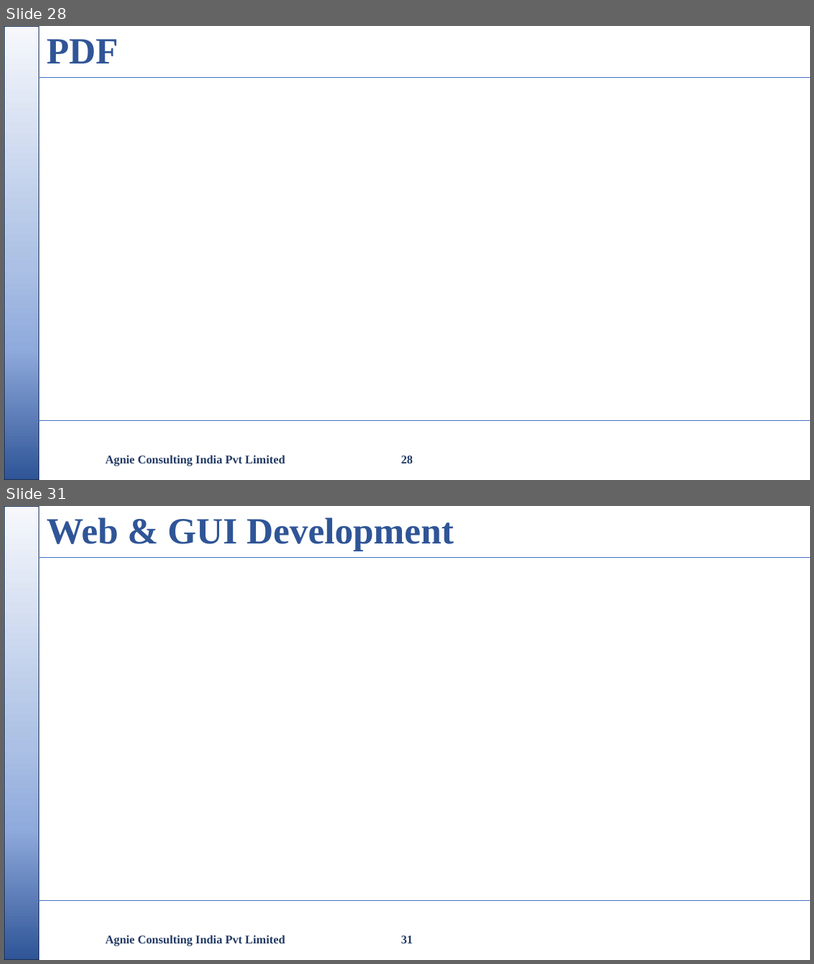
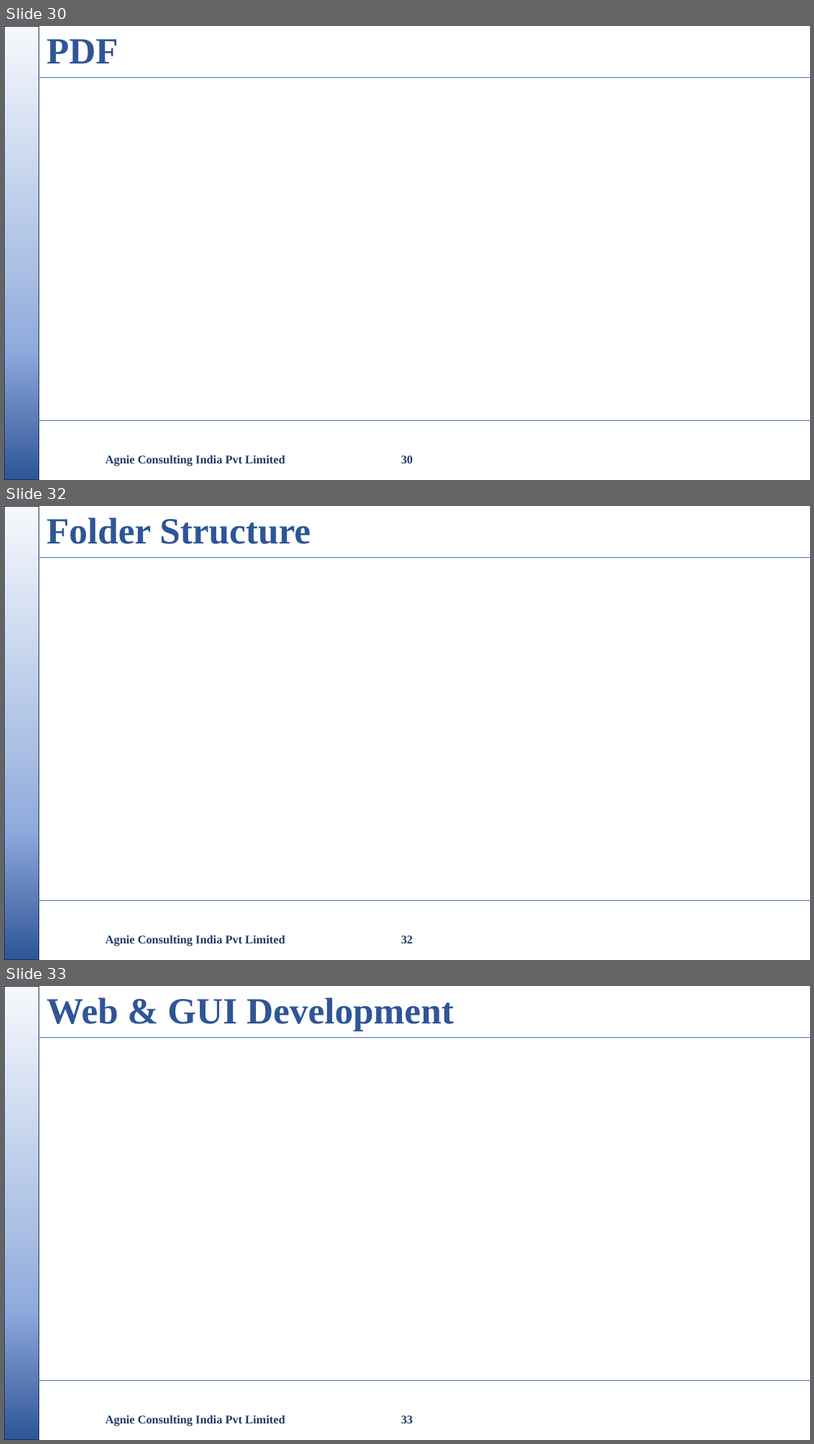
Before and after one commit to nikishdaniel1-del/Python-Cls, a slide deck: python class/Python Class.pptx. Shown one above the other, each under a label of ours: slides 28 and 31 before the commit, slides 30, 32 and 33 after it; the slides between them are not shown. The pictures are 814x964 and 814x1444 pixels, drawn with LibreOffice and Linux fonts; fonts in the diff are those of the drawing; background and template pictures are left out. Boxes give left, top, right and bottom in pixels: in the first picture for what was removed or moved away, otherwise in the second. Text is boxed around its words. In the diff, an @@ line names an element or a change of style, - is before the commit and + after.

```diff
--- a/python class/Python Class.pptx
+++ b/python class/Python Class.pptx
@@ slide 32 added at bbox=[4, 506, 810, 960], background #FFFFFF; not listed: 3 template elements that a slide beside it also shows @@
@@ title added at bbox=[46, 518, 311, 544], 44 pt, text #2F5597, bold @@
+Folder Structure
@@ text added at bbox=[106, 934, 285, 946], 14 pt, text #203864, bold @@
+Agnie Consulting India Pvt Limited
@@ page number added at bbox=[401, 935, 413, 943], 14 pt, text #203864, bold @@
+32
@@ what was slide 28 is now slide 30 @@
@@ page number at bbox=[401, 455, 413, 463]: text changed @@
-28
+30
@@ what was slide 31 is now slide 33 @@
@@ page number at bbox=[401, 1415, 413, 1423]: text changed @@
-31
+33
```
Also in this commit, not shown: 6 slides changed, 1 other slide added, 4 other files.
